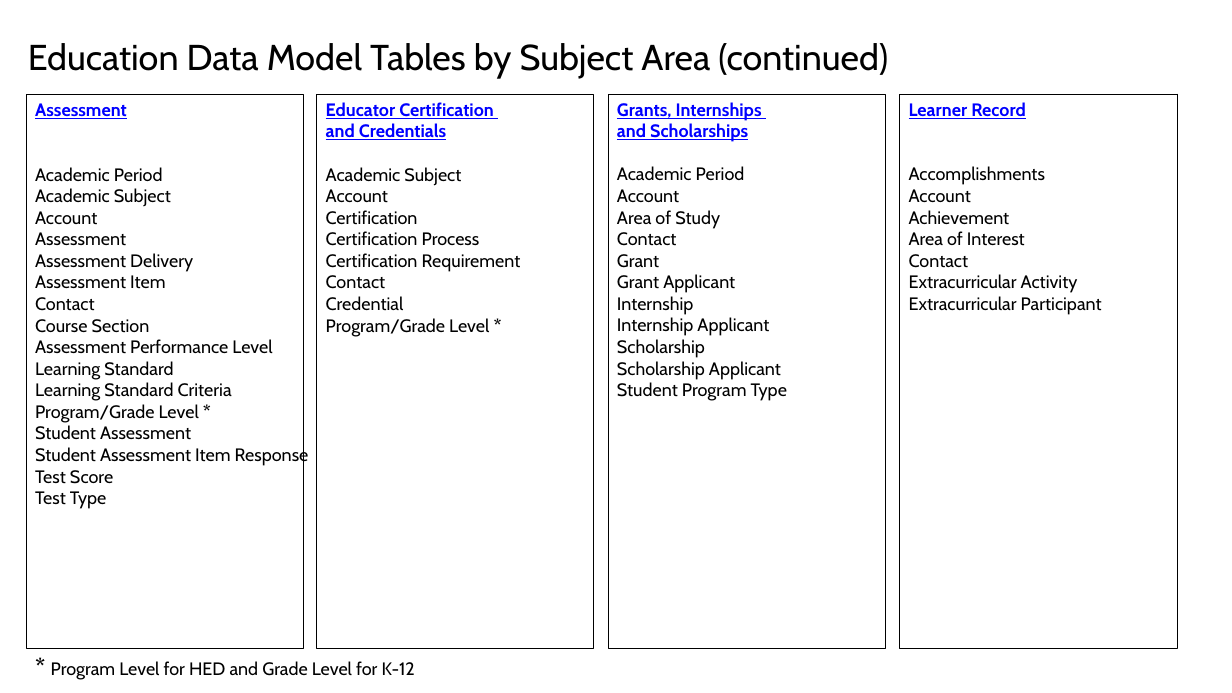
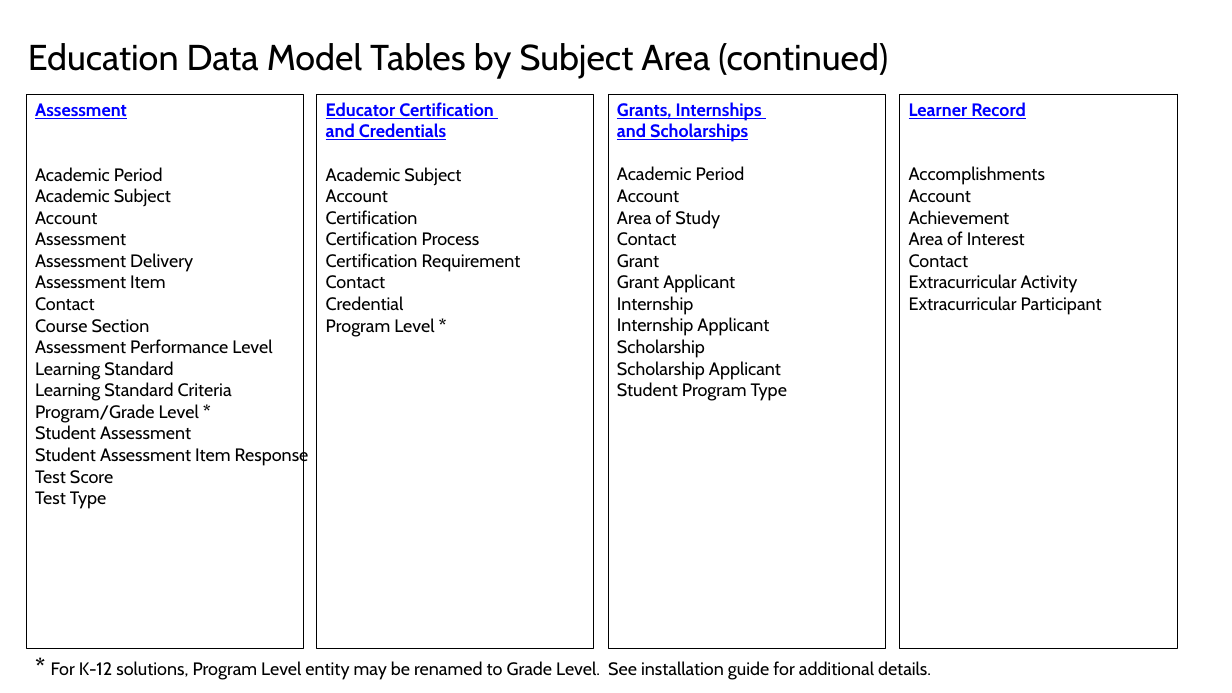
Before and after one commit to microsoft/Industry-Accelerator-Education, a slide deck: slide 8 of documentation/EducationAccelerator.Solution.Packaging.Design & ERD.pptx. Drawn at 1232x693 pixels with LibreOffice and Linux fonts; fonts in the diff are those of the drawing. Boxes give left, top, right and bottom in pixels: in the first picture for what was removed or moved away, otherwise in the second. Text is boxed around its words. In the diff, an @@ line names an element or a change of style, - is before the commit and + after.

```diff
--- a/documentation/EducationAccelerator.Solution.Packaging.Design & ERD.pptx
+++ b/documentation/EducationAccelerator.Solution.Packaging.Design & ERD.pptx
@@ text in rectangle at (326,318,434,337): text changed @@
-Program/Grade Level *
+Program Level *
@@ text at (51,661,931,680): text changed @@
-* Program Level for HED and Grade Level for K-12
+* For K-12 solutions, Program Level entity may be renamed to Grade Level. See installation guide for additional details.
```
Also in this commit, not shown: 9 other slides changed, 1 other file.
